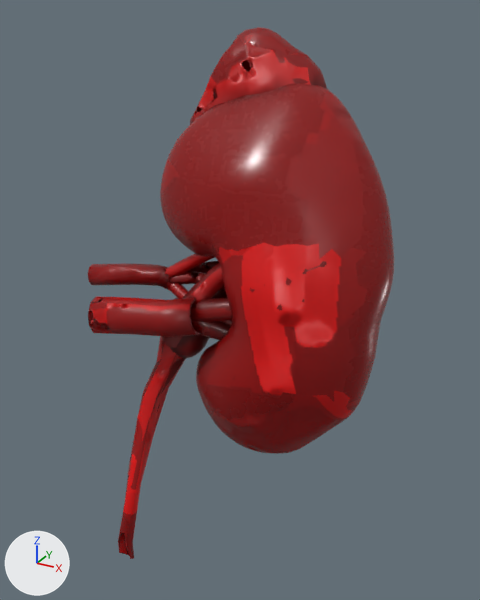
What one commit did to the glTF model public/3d/modeli/organi-3d/ledvica-telefon.glb.
The view is the same before and after, from a camera (50 mm lens) standing at (0.0744, -0.1314, 0.0739) and looking at (0.0006, 0.0028, 0.0068). Every picture has the same lights, and +X, +Y and +Z are marked at lower left. The first picture is the older version. Where no turn or scale is listed for an object, it has been applied to the vertices. Vertices at exactly the same position are counted once.

In view in the first picture: 'Evklid renal pelvis and calyces (lastno)', 'Renal artery (lastno)', 'Renal vein (lastno)', 'Suprarenal gland.l', 'Ureter.l', 'kidney_capsule_L (HRA)' and 1 more.
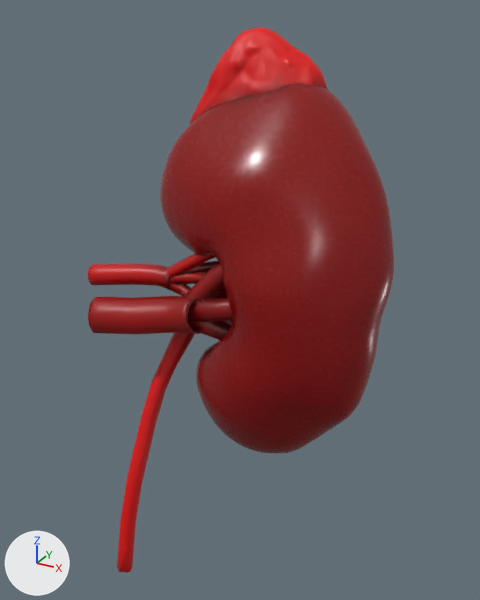
The newer file is also turned or shifted as a whole; pictures and numbers use the older file's frame.

The change, as a diff of the scene's bpy script:
```diff
--- a/public/3d/modeli/organi-3d/ledvica-telefon.glb.py
+++ b/public/3d/modeli/organi-3d/ledvica-telefon.glb.py
@@ me_mesh_004 @@
-me_mesh_004.from_pydata(...)  # 1495 vertices, 2986 faces; spans x -0.0197..0.0197, y -0.0095..0.0095, z -0.0248..0.0248
+me_mesh_004.from_pydata(...)  # 1233 vertices, 2462 faces; spans x -0.0156..0.0197, y -0.0065..0.0095, z -0.0248..0.0248
+# me_mesh_004 part 1: 49 vertices moved from x -0.0007..0.0147, y -0.0065..0.0088, z -0.0099..0.0171 to x -0.0004..0.0147, y -0.0061..0.0087, z -0.0101..0.0166; 740 vertices removed from x -0.0197..0.0187, y -0.0095..0.009, z -0.0247..0.0235; 478 vertices added at x -0.0156..0.0187, y -0.0065..0.0089, z -0.0246..0.0235
 me_mesh_004.materials.append(mat_o_meh)
@@ me_vh_m_kidney_capsule_l_006 @@
-me_vh_m_kidney_capsule_l_006.from_pydata(...)  # 4408 vertices, 8809 faces; spans x -0.0297..0.0297, y -0.0199..0.0199, z -0.0471..0.0471
+me_vh_m_kidney_capsule_l_006.from_pydata(...)  # 4477 vertices, 8947 faces; spans x -0.0297..0.0297, y -0.0199..0.0199, z -0.0471..0.0471
+# me_vh_m_kidney_capsule_l_006 part 2: 4 vertices moved from x -0.0183..0.0002, y 0.0133..0.0185, z 0.0045..0.0215 to x -0.0182..-0.0005, y 0.0134..0.0185, z 0.0048..0.0214; 97 vertices removed from x -0.0287..0.028, y -0.0194..0.0194, z -0.047..0.0468; 162 vertices added at x -0.0288..0.0282, y -0.0194..0.0195, z -0.047..0.0468
+# me_vh_m_kidney_capsule_l_006 part 3: 7824 kept faces spanning x -0.0297..0.0297, y -0.0199..0.0199, z -0.0471..0.0471 get new texture (UV) coordinates
+# me_vh_m_kidney_capsule_l_006 part 4: 3126 kept faces spanning x -0.0293..0.0294, y -0.0196..0.0196, z -0.0467..0.0464 get new vertex colours; the middle colour goes from red #a70000 to red #820000
+# other edits to the shape of me_vh_m_kidney_capsule_l_006 do not show in these pictures
 me_vh_m_kidney_capsule_l_006.materials.append(mat_o_meh)
@@ me_renal_artery__lastno__t_001 @@
 me_renal_artery__lastno__t_001.from_pydata(...)  # 604 vertices, 1208 faces; spans x -0.0263..0.0263, y -0.0122..0.0122, z -0.0155..0.0155
+# me_renal_artery__lastno__t_001 part 5: 149 of 604 vertices moved; they spanned x -0.0075..0.025, y -0.0095..-0.0025, z -0.0149..0.002 and now span x -0.0076..0.0236, y -0.0089..-0.0027, z -0.0143..0.002; mean shift (-0.0008, 0.0003, 0.0003); largest move (0.0015, -0.0057, -0.0044) -> (-0.0002, -0.0031, -0.0041)
+# me_renal_artery__lastno__t_001 part 6: 1102 kept faces spanning x -0.0263..0.0263, y -0.0122..0.0122, z -0.0155..0.0155 get new texture (UV) coordinates
+# me_renal_artery__lastno__t_001 part 7: 171 kept faces spanning x -0.0203..0.0236, y -0.0108..0.0118, z -0.0121..0.0106 get new vertex colours; the middle colour goes from red #9f0000 to red #a70000
 me_renal_artery__lastno__t_001.materials.append(mat_o_meh)
@@ me_renal_vein__lastno__t_001 @@
 me_renal_vein__lastno__t_001.from_pydata(...)  # 332 vertices, 664 faces; spans x -0.0251..0.0251, y -0.0102..0.0102, z -0.0163..0.0163
+# me_renal_vein__lastno__t_001 part 8: 144 vertices moved from x -0.0147..0.011, y -0.0077..0.0063, z -0.0123..0.0017 to x -0.0151..0.0109, y -0.0076..0.0064, z -0.0123..0.0015; 10 vertices removed from x -0.0142..0.0035, y -0.0033..0.0025, z -0.0097..-0.0028; 10 vertices added at x -0.0132..0.0046, y -0.0038..0.0039, z -0.0122..-0.0034
+# me_renal_vein__lastno__t_001 part 9: 453 kept faces spanning x -0.0251..0.0251, y -0.0102..0.0102, z -0.0163..0.0163 get new texture (UV) coordinates
+# me_renal_vein__lastno__t_001 part 10: 96 kept faces spanning x -0.0251..0.0199, y -0.0097..0.0069, z -0.0132..0.0155 get new vertex colours; the middle colour goes from red #b40000 to red #b90000
 me_renal_vein__lastno__t_001.materials.append(mat_o_meh)
@@ me_suprarenal_gland_l_004 @@
-me_suprarenal_gland_l_004.from_pydata(...)  # 263 vertices, 522 faces; spans x -0.0173..0.0173, y -0.0073..0.0073, z -0.0162..0.0162
+me_suprarenal_gland_l_004.from_pydata(...)  # 267 vertices, 530 faces; spans x -0.0173..0.0173, y -0.0073..0.0073, z -0.0162..0.0162
+# me_suprarenal_gland_l_004 part 11: 1 vertex removed from x -0.0106, y -0.0036, z 0.0061; 2 vertices added at x -0.0113..-0.0099, y -0.0037..-0.0033, z 0.0048..0.0074
+# me_suprarenal_gland_l_004 part 12: 1 vertex removed from x -0.0003, y -0.005, z 0.0011; 2 vertices added at x -0.0009..-0.0005, y -0.0051..-0.0049, z 0.0006..0.0017
+# me_suprarenal_gland_l_004 part 13: 490 kept faces spanning x -0.0173..0.0173, y -0.0073..0.0073, z -0.0162..0.0162 get new texture (UV) coordinates
+# me_suprarenal_gland_l_004 part 14: 71 kept faces spanning x -0.0173..0.0171, y -0.0073..0.0069, z -0.0156..0.005 get new vertex colours; the middle colour goes from red #9c0000 to red #980000
+# other edits to the shape of me_suprarenal_gland_l_004 do not show in these pictures
 me_suprarenal_gland_l_004.materials.append(mat_o_meh)
@@ me_ureter_l_005 @@
-me_ureter_l_005.from_pydata(...)  # 132 vertices, 264 faces; spans x -0.0089..0.0089, y -0.0166..0.0166, z -0.033..0.033
+me_ureter_l_005.from_pydata(...)  # 122 vertices, 244 faces; spans x -0.0092..0.0047, y -0.0186..0.01, z -0.0362..0.0344
+# me_ureter_l_005 part 15: the whole mesh is rebuilt
 me_ureter_l_005.materials.append(mat_o_meh)
```

Location of each change, [x1, y1, x2, y2] in pixels of the pictures (480 x 600 px; the box of a moved part takes in the faces that stretch with it):
'Ureter.l', reshaped (12% narrower, 8% taller)
    before: [118, 336, 207, 559]
    after: [117, 332, 195, 572]
'Evklid renal pelvis and calyces (lastno)', reshaped (mostly hidden afterwards)
    before: [161, 290, 227, 358]
    after: [212, 290, 227, 298]
part 2 of me_vh_m_kidney_capsule_l_006, moved or reshaped
    both: [160, 121, 352, 451]
part 3 of me_vh_m_kidney_capsule_l_006, surface changed (darker)
    both: [161, 83, 391, 454]
part 4 of me_vh_m_kidney_capsule_l_006, recoloured
    both: [170, 228, 261, 443]
part 5 of me_renal_artery__lastno__t_001, moved or reshaped
    both: [163, 272, 232, 326]
part 6 of me_renal_artery__lastno__t_001, surface changed
    both: [88, 253, 225, 296]
part 7 of me_renal_artery__lastno__t_001, recoloured
    both: [111, 255, 212, 295]
part 8 of me_renal_vein__lastno__t_001, moved or reshaped
    both: [88, 269, 229, 340]
part 9 of me_renal_vein__lastno__t_001, surface changed
    both: [88, 263, 229, 340]
part 10 of me_renal_vein__lastno__t_001, recoloured
    before: [162, 271, 231, 340]
    after: [171, 271, 231, 340]
part 11 of me_suprarenal_gland_l_004, moved or reshaped
    both: [205, 59, 225, 93]
part 12 of me_suprarenal_gland_l_004, moved or reshaped
    both: [226, 82, 260, 101]
part 13 of me_suprarenal_gland_l_004, surface changed
    both: [190, 27, 327, 124]
part 14 of me_suprarenal_gland_l_004, recoloured
    both: [217, 82, 275, 105]
